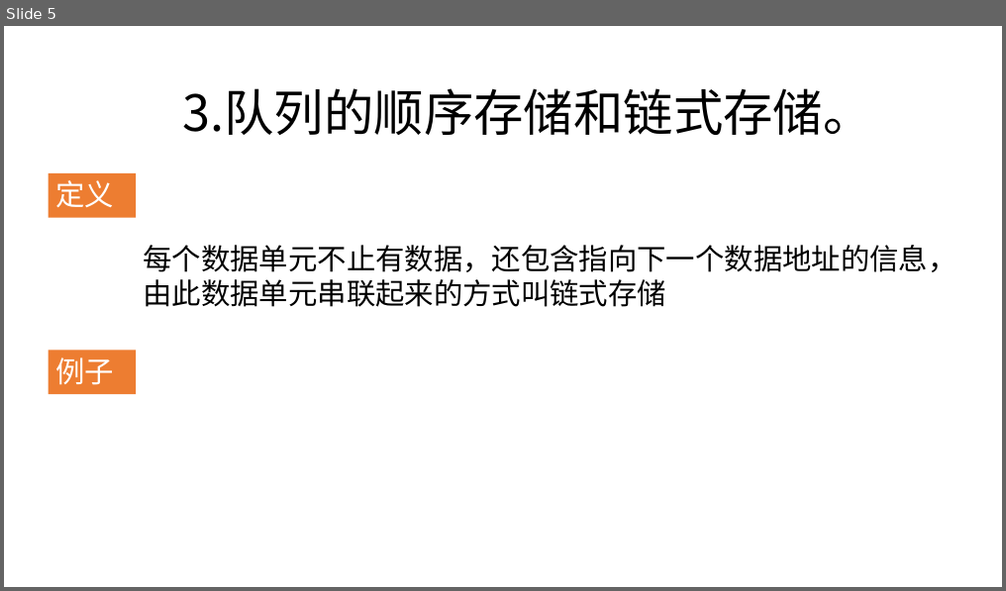
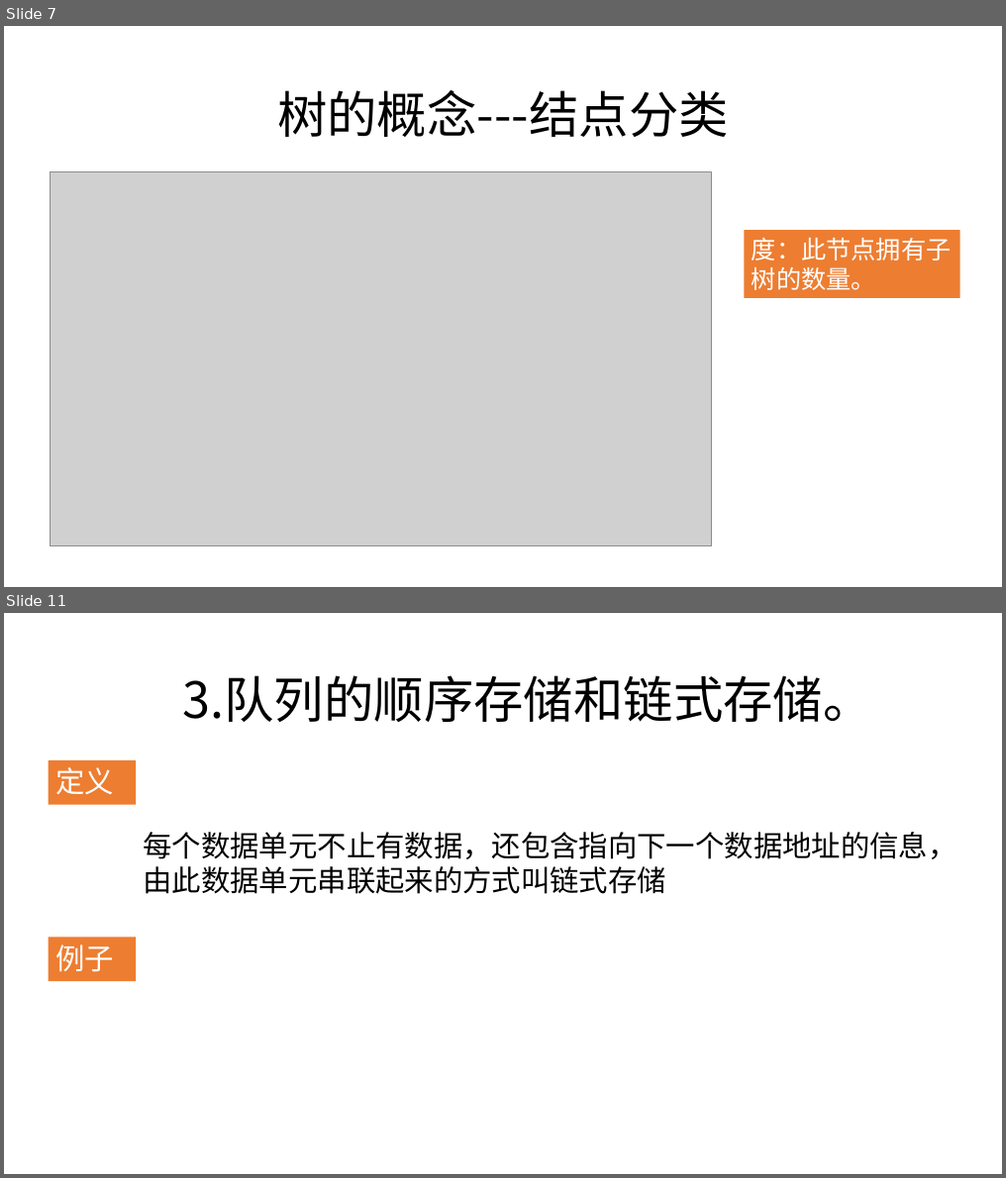
Before and after one commit to zjyesir/hmc_data_structure, a slide deck: ppt/6.树和二叉树.pptx. Shown one above the other, each under a label of ours: slide 5 before the commit, slides 7 and 11 after it; the slides between them are not shown. The pictures are 1006x591 and 1006x1178 pixels, drawn with LibreOffice and Linux fonts; fonts in the diff are those of the drawing; grey boxes stand for pictures; background and template pictures are left out. Boxes give left, top, right and bottom in pixels: in the first picture for what was removed or moved away, otherwise in the second. Text is boxed around its words. In the diff, an @@ line names an element or a change of style, - is before the commit and + after.

```diff
--- a/ppt/6.树和二叉树.pptx
+++ b/ppt/6.树和二叉树.pptx
@@ slide 7 added at box(4, 26, 1002, 587), background picture (left out) @@
@@ text added at box(277, 90, 729, 137), 48 pt, text #000000 @@
+树的概念---结点分类
@@ picture added at box(50, 172, 712, 547) @@
@@ rectangle added at box(745, 230, 960, 298), fill #ED7D31, 24 pt, text #FFFFFF @@
+度：此节点拥有子树的数量。
@@ what was slide 5 is now slide 11 @@
```
Also in this commit, not shown: 4 slides changed, 5 other slides added, 2 other files.
